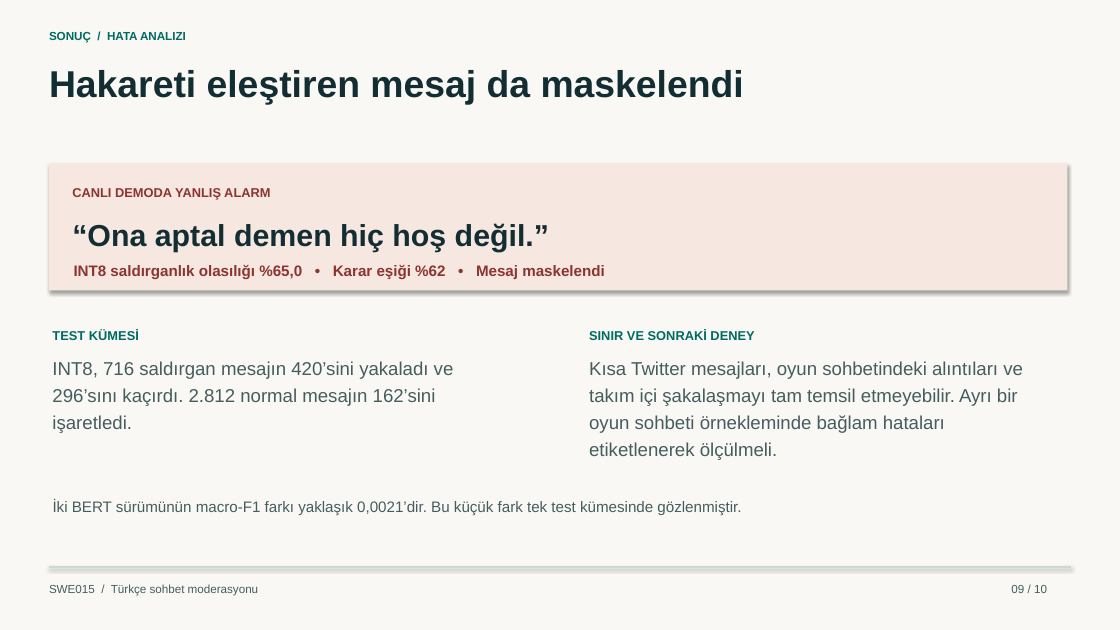
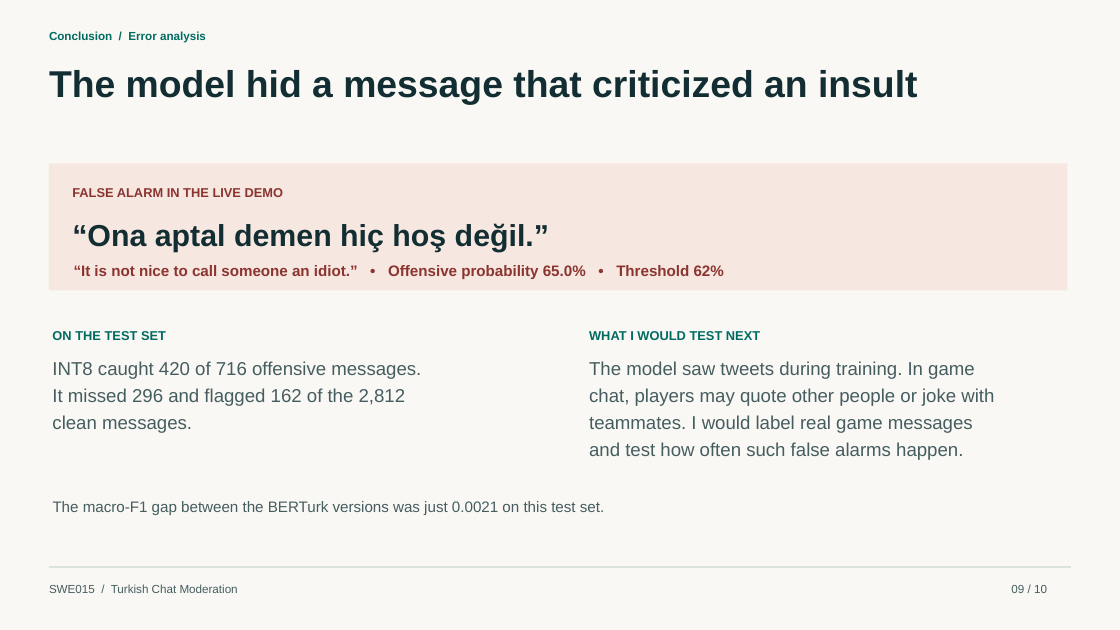
Before and after one commit to MuhammedSaidTosun/swe015-turkce-moderasyon, a slide deck: slide 9 of docs/SWE015_Turkce_Moderasyon_Sunum.pptx. Drawn at 1120x630 pixels with LibreOffice and Linux fonts; fonts in the diff are those of the drawing. Boxes give left, top, right and bottom in pixels: in the first picture for what was removed or moved away, otherwise in the second. Text is boxed around its words. In the diff, an @@ line names an element or a change of style, - is before the commit and + after.

Commit message:
Translate the moderation app and slides into English and add speaking scripts

```diff
--- a/docs/SWE015_Turkce_Moderasyon_Sunum.pptx
+++ b/docs/SWE015_Turkce_Moderasyon_Sunum.pptx
@@ rectangle at box(0, 0, 1120, 630): shadow off @@
@@ text at box(49, 31, 206, 43): text changed @@
-SONUÇ / HATA ANALIZI
+Conclusion / Error analysis
@@ text at box(49, 70, 917, 105): text changed @@
-Hakareti eleştiren mesaj da maskelendi
+The model hid a message that criticized an insult
@@ rectangle at box(49, 163, 1067, 290): shadow off @@
@@ text at box(72, 188, 284, 197): text changed @@
-CANLI DEMODA YANLIŞ ALARM
+FALSE ALARM IN THE LIVE DEMO
@@ text at box(74, 265, 724, 279): text changed @@
-INT8 saldırganlık olasılığı %65,0 • Karar eşiği %62 • Mesaj maskelendi
+“It is not nice to call someone an idiot.” • Offensive probability 65.0% • Threshold 62%
@@ text at box(52, 331, 166, 340): text changed @@
-TEST KÜMESİ
+ON THE TEST SET
@@ text at box(589, 331, 760, 340): text changed @@
-SINIR VE SONRAKİ DENEY
+WHAT I WOULD TEST NEXT
@@ text at box(52, 388, 406, 406): text changed @@
-296’sını kaçırdı. 2.812 normal mesajın 162’sini
+It missed 296 and flagged 162 of the 2,812
@@ text at box(52, 361, 421, 379): text changed @@
-INT8, 716 saldırgan mesajın 420’sini yakaladı ve
+INT8 caught 420 of 716 offensive messages.
@@ text at box(589, 361, 975, 379): text changed @@
-Kısa Twitter mesajları, oyun sohbetindeki alıntıları ve
+The model saw tweets during training. In game
@@ text at box(589, 388, 994, 406): text changed @@
-takım içi şakalaşmayı tam temsil etmeyebilir. Ayrı bir
+chat, players may quote other people or joke with
@@ text at box(52, 415, 192, 433): text changed @@
-işaretledi.
+clean messages.
@@ text at box(589, 415, 973, 433): text changed @@
-oyun sohbeti örnekleminde bağlam hataları
+teammates. I would label real game messages
@@ text at box(589, 442, 963, 460): text changed @@
-etiketlenerek ölçülmeli.
+and test how often such false alarms happen.
@@ text at box(53, 501, 604, 515): text changed @@
-İki BERT sürümünün macro-F1 farkı yaklaşık 0,0021’dir. Bu küçük fark tek test kümesinde gözlenmiştir.
+The macro-F1 gap between the BERTurk versions was just 0.0021 on this test set.
@@ text at box(49, 584, 238, 593): text changed @@
-SWE015 / Türkçe sohbet moderasyonu
+SWE015 / Turkish Chat Moderation
```
Also in this commit, not shown: 8 other slides changed, 1 slide added, 1 slide removed, 5 other files.
